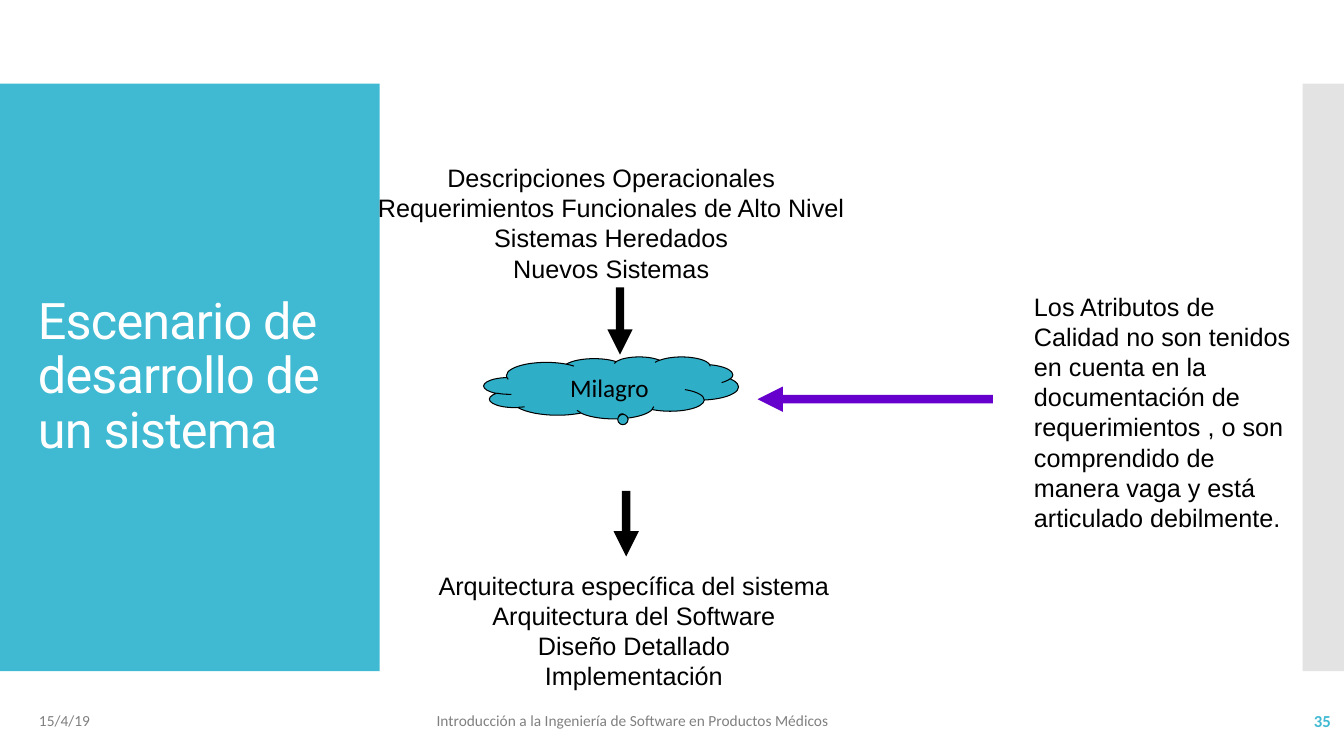
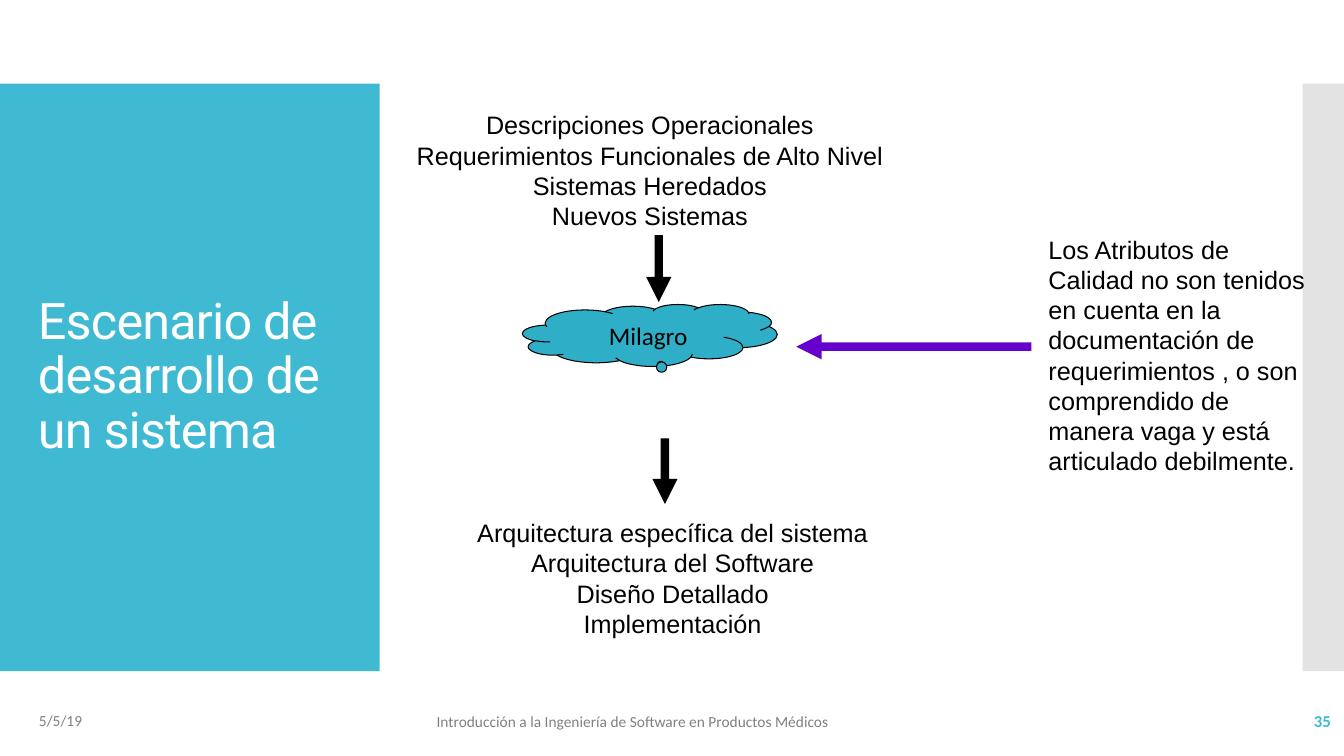
Before and after one commit to vvalotto/IS-en-Sistemas-Embebidos, a slide deck: slide 35 of 03 - IS - Arquitectura y Diseño.pptx. Drawn at 1344x756 pixels with LibreOffice and Linux fonts; fonts in the diff are those of the drawing. Boxes give left, top, right and bottom in pixels: in the first picture for what was removed or moved away, otherwise in the second. Text is boxed around its words. In the diff, an @@ line names an element or a change of style, - is before the commit and + after.

```diff
--- a/03 - IS - Arquitectura y Diseño.pptx
+++ b/03 - IS - Arquitectura y Diseño.pptx
@@ text "Los Atributos de Calidad no ...": place and size @@
-text "Los Atributos de Calidad no ..." at (1034,297,1290,528)
+text "Los Atributos de Calidad no ..." at (1048,240,1304,471)
@@ thought cloud: place and size @@
-thought cloud at (484,357,739,418)
+thought cloud at (522,304,777,366)
@@ 3 arrows, 2 texts: place and size @@
-3 arrows, 2 texts at (378,168,993,557)
+3 arrows, 2 texts at (417,115,1031,504)
@@ text "Arquitectura específica del sistema": place and size @@
-text "Arquitectura específica del sistema" at (439,576,829,691)
+text "Arquitectura específica del sistema" at (477,523,868,639)
@@ text at (39,715,82,727): text changed @@
-15/4/19
+5/5/19
```
Also in this commit, not shown: 78 other slides changed, 1 slide added, 1 slide removed, 5 other files.
